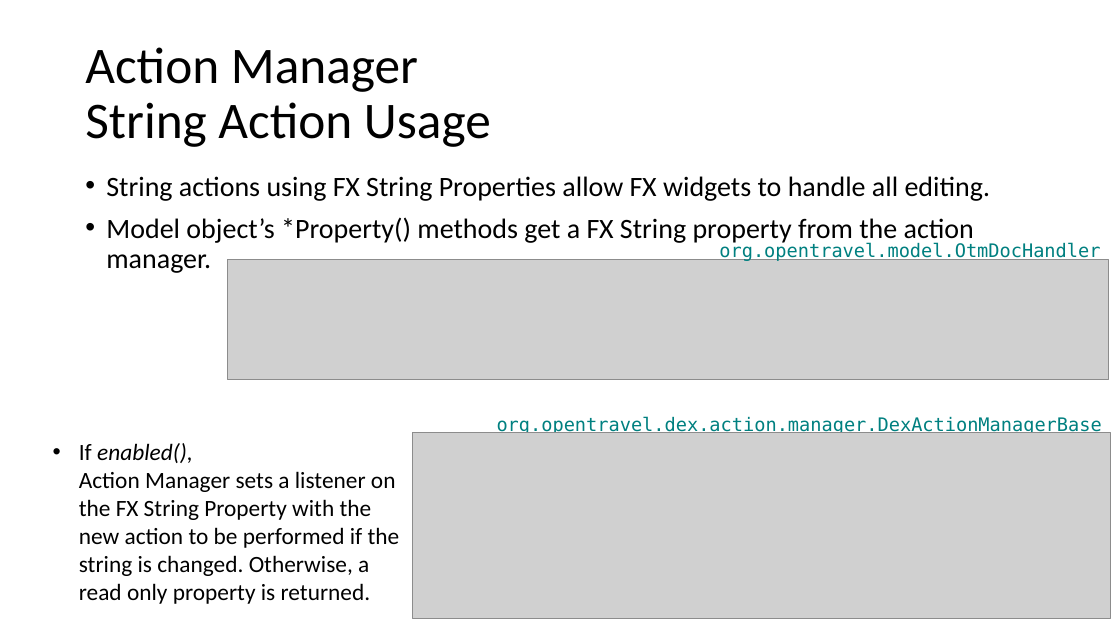
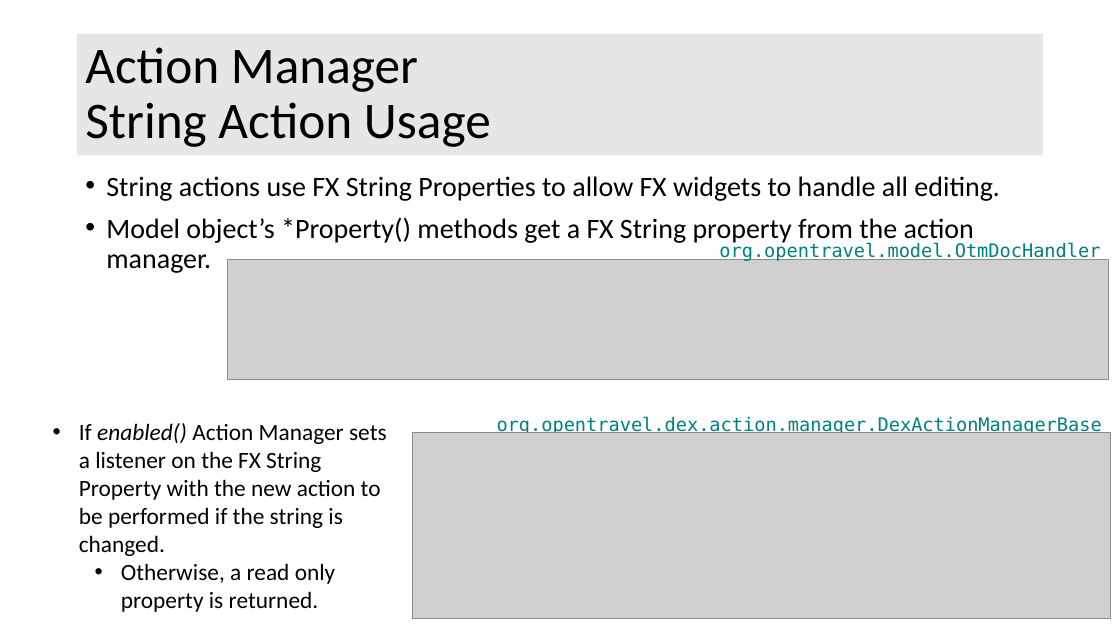
Before and after one commit to OpenTravel/OTM-DE-Utilities, a slide deck: slide 9 of otm-dex/OTM-DEX Architecture.pptx. Drawn at 1120x630 pixels with LibreOffice and Linux fonts; fonts in the diff are those of the drawing; grey boxes stand for pictures. Boxes give left, top, right and bottom in pixels: in the first picture for what was removed or moved away, otherwise in the second. Text is boxed around its words. In the diff, an @@ line names an element or a change of style, - is before the commit and + after.

```diff
--- a/otm-dex/OTM-DEX Architecture.pptx
+++ b/otm-dex/OTM-DEX Architecture.pptx
@@ title "Action Manager String Action Usage": place and size @@
-title "Action Manager String Action Usage" at (85,47,491,147)
+title "Action Manager String Action Usage" at (77,34,1044,155)
@@ title "Action Manager String Action Usage" at (77,34,1044,155): fill none to #E7E6E6 @@
@@ text at (106,176,1000,201): text changed @@
-• String actions using FX String Properties allow FX widgets to handle all editing.
+• String actions use FX String Properties to allow FX widgets to handle all editing.
@@ text at (79,423,387,612): text changed @@
-• If enabled(),
-  Action Manager sets a listener on the FX String Property with the new action to be performed if the string is changed. Otherwise, a read only property is returned.
+• If enabled() Action Manager sets a listener on the FX String Property with the new action to be performed if the string is changed.
+  • Otherwise, a read only property is returned.
```
Also in this commit, not shown: 32 other slides changed, 7 slides added, 8 slides removed, 5 other files.
